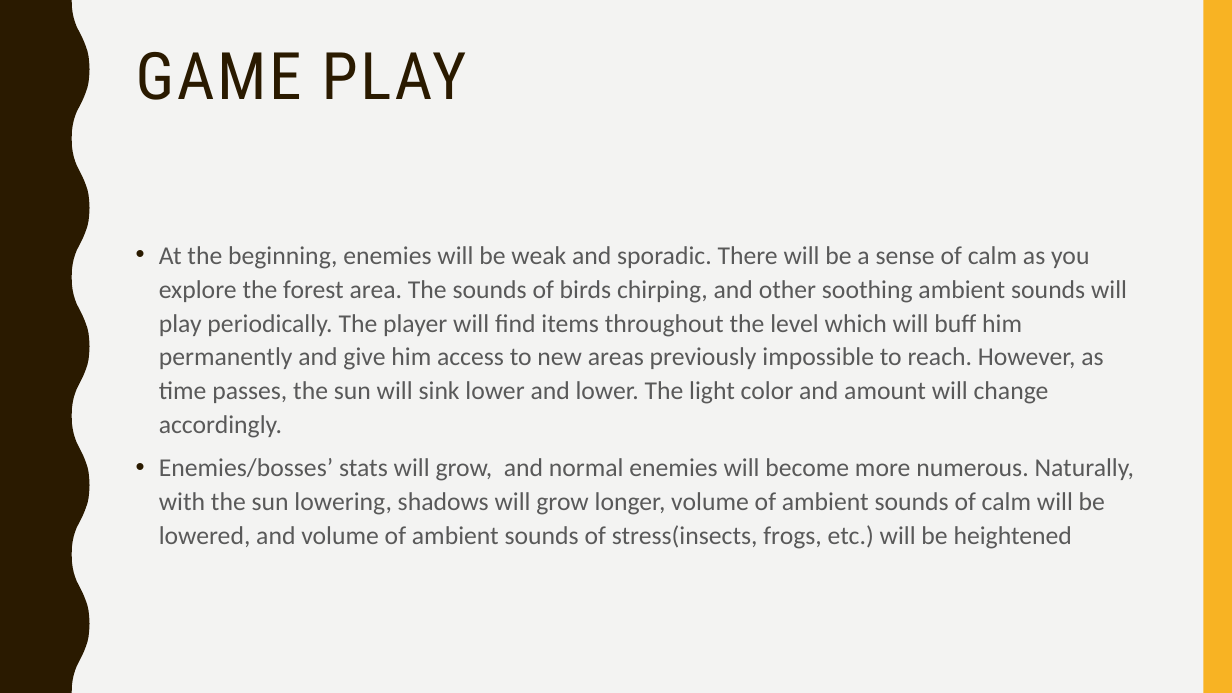
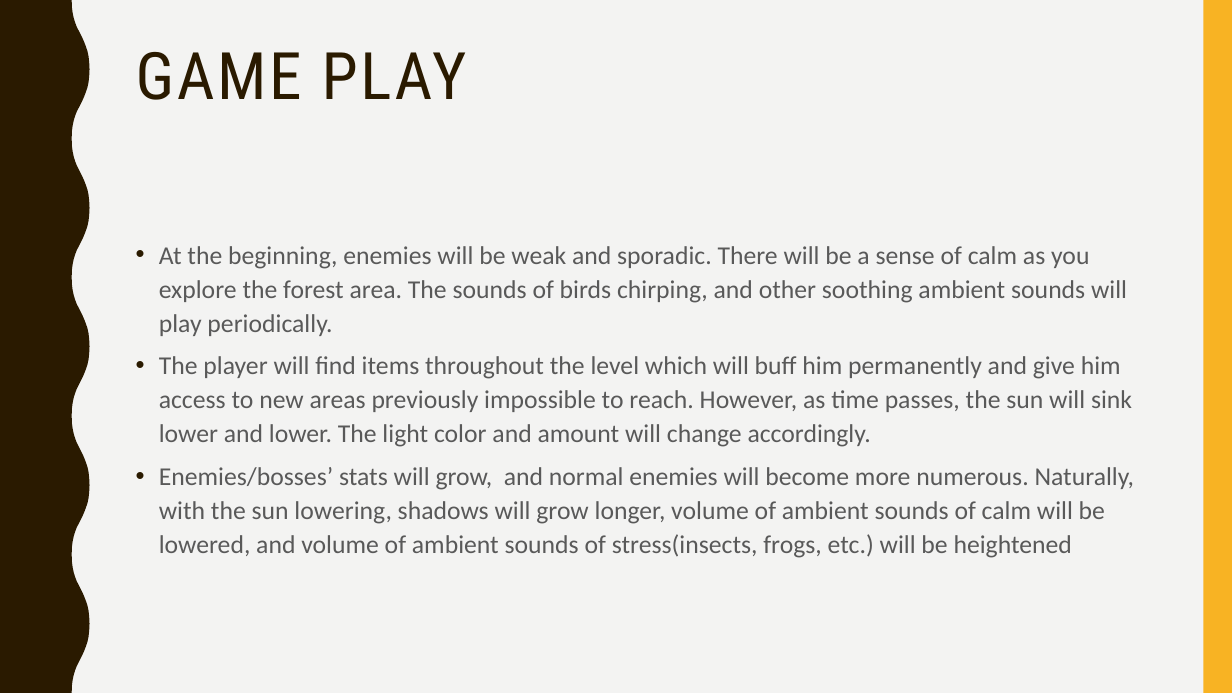
Before and after one commit to LeopoldFrilot/Before-Dark-Repo, a slide deck: slide 9 of VGD_Presentation.pptx. Drawn at 1232x693 pixels with LibreOffice and Linux fonts; fonts in the diff are those of the drawing. Boxes give left, top, right and bottom in pixels: in the first picture for what was removed or moved away, otherwise in the second. Text is boxed around its words. In the diff, an @@ line names an element or a change of style, - is before the commit and + after.

```diff
--- a/VGD_Presentation.pptx
+++ b/VGD_Presentation.pptx
@@ text at [159, 246, 1132, 447]: text changed @@
-• At the beginning, enemies will be weak and sporadic. There will be a sense of calm as you explore the forest area. The sounds of birds chirping, and other soothing ambient sounds will play periodically. The player will find items throughout the level which will buff him permanently and give him access to new areas previously impossible to reach. However, as time passes, the sun will sink lower and lower. The light color and amount will change accordingly.
+• At the beginning, enemies will be weak and sporadic. There will be a sense of calm as you explore the forest area. The sounds of birds chirping, and other soothing ambient sounds will play periodically.
+• The player will find items throughout the level which will buff him permanently and give him access to new areas previously impossible to reach. However, as time passes, the sun will sink lower and lower. The light color and amount will change accordingly.
```
Also in this commit, not shown: 3 other slides changed, 3 slides added, 1 slide removed.
